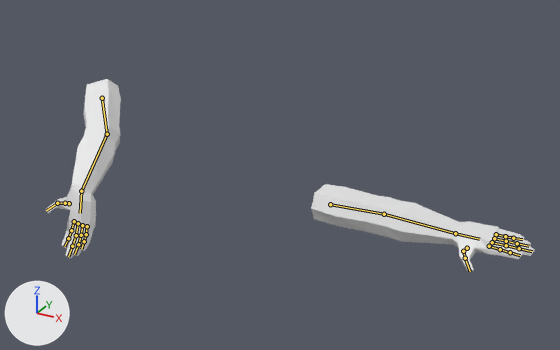
The Blender file Assets/Blender Lib/Animation/Weapons/Salt/FPSalt Fire.blend: old version first, new version second.
Rendered twice from a camera (50 mm lens) standing at (1.665, -2.533, 1.372) and looking at (0.376, -0.188, 0.2). Lighting does not change. The marker at lower left points along +X, +Y and +Z. Both versions are drawn at frame 3 of the action 'FPSalt Fire'; the numbers are the values there. The bones that bend it are drawn over the model as lines.

Objects in the first picture: 'FPArms Human Mesh'.
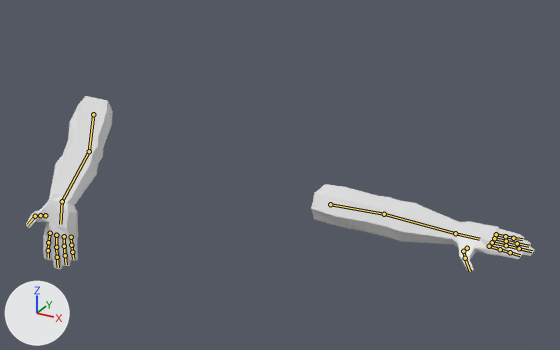
The change, as JSON lines over the scene's bpy script:
```json
{"block": "bone_upper_arm_r", "where": "bone_upper_arm_r = bpy.data.objects['FPArms Human Armature'].pose.bones['Upper Arm.R']  # child of 'Root'"}
{"op": "set", "path": "bone_upper_arm_r.location", "old": "(0.28, 0.095, 0.048)", "new": "(0.221, 0.088, 0.112)"}
{"block": "bone_pinky_finger_000_r", "where": "bone_pinky_finger_000_r = bpy.data.objects['FPArms Human Armature'].pose.bones['Pinky Finger.000.R']  # child of 'Palm.R'"}
{"op": "set", "path": "bone_pinky_finger_000_r.rotation_quaternion", "old": "(0.981, 0.0, 0.0, 0.064)", "new": "(0.999, 0.0, 0.0, -0.043)", "note": "degrees (0, 0, 7) -> degrees (0, 0, -5)"}
{"block": "bone_pinky_finger_001_r", "where": "bone_pinky_finger_001_r = bpy.data.objects['FPArms Human Armature'].pose.bones['Pinky Finger.001.R']  # child of 'Pinky Finger.000.R'"}
{"op": "set", "path": "bone_pinky_finger_001_r.rotation_quaternion", "old": "(0.981, 0.0, 0.0, 0.064)", "new": "(0.999, 0.0, 0.0, -0.043)", "note": "degrees (0, 0, 7) -> degrees (0, 0, -5)"}
{"block": "bone_ring_finger_000_r", "where": "bone_ring_finger_000_r = bpy.data.objects['FPArms Human Armature'].pose.bones['Ring Finger.000.R']  # child of 'Palm.R'"}
{"op": "set", "path": "bone_ring_finger_000_r.rotation_quaternion", "old": "(0.981, 0.0, 0.0, 0.064)", "new": "(0.999, 0.0, 0.0, -0.043)", "note": "degrees (0, 0, 7) -> degrees (0, 0, -5)"}
{"block": "bone_ring_finger_001_r", "where": "bone_ring_finger_001_r = bpy.data.objects['FPArms Human Armature'].pose.bones['Ring Finger.001.R']  # child of 'Ring Finger.000.R'"}
{"op": "set", "path": "bone_ring_finger_001_r.rotation_quaternion", "old": "(0.981, 0.0, 0.0, 0.064)", "new": "(0.999, 0.0, 0.0, -0.043)", "note": "degrees (0, 0, 7) -> degrees (0, 0, -5)"}
{"block": "bone_ring_finger_002_r", "where": "bone_ring_finger_002_r = bpy.data.objects['FPArms Human Armature'].pose.bones['Ring Finger.002.R']  # child of 'Ring Finger.001.R'"}
{"op": "set", "path": "bone_ring_finger_002_r.rotation_quaternion", "old": "(0.981, 0.0, 0.0, 0.064)", "new": "(0.999, 0.0, 0.0, -0.043)", "note": "degrees (0, 0, 7) -> degrees (0, 0, -5)"}
{"block": "bone_middle_finger_000_r", "where": "bone_middle_finger_000_r = bpy.data.objects['FPArms Human Armature'].pose.bones['Middle Finger.000.R']  # child of 'Palm.R'"}
{"op": "set", "path": "bone_middle_finger_000_r.rotation_quaternion", "old": "(0.981, 0.0, 0.0, 0.064)", "new": "(0.999, 0.0, 0.0, -0.043)", "note": "degrees (0, 0, 7) -> degrees (0, 0, -5)"}
{"block": "bone_middle_finger_001_r", "where": "bone_middle_finger_001_r = bpy.data.objects['FPArms Human Armature'].pose.bones['Middle Finger.001.R']  # child of 'Middle Finger.000.R'"}
{"op": "set", "path": "bone_middle_finger_001_r.rotation_quaternion", "old": "(0.981, 0.0, 0.0, 0.064)", "new": "(0.999, 0.0, 0.0, -0.043)", "note": "degrees (0, 0, 7) -> degrees (0, 0, -5)"}
{"block": "bone_middle_finger_002_r", "where": "bone_middle_finger_002_r = bpy.data.objects['FPArms Human Armature'].pose.bones['Middle Finger.002.R']  # child of 'Middle Finger.001.R'"}
{"op": "set", "path": "bone_middle_finger_002_r.rotation_quaternion", "old": "(0.981, 0.0, 0.0, 0.064)", "new": "(0.999, 0.0, 0.0, -0.043)", "note": "degrees (0, 0, 7) -> degrees (0, 0, -5)"}
{"block": "bone_pointer_finger_000_r", "where": "bone_pointer_finger_000_r = bpy.data.objects['FPArms Human Armature'].pose.bones['Pointer Finger.000.R']  # child of 'Palm.R'"}
{"op": "set", "path": "bone_pointer_finger_000_r.rotation_quaternion", "old": "(0.981, 0.0, 0.0, 0.064)", "new": "(0.999, 0.0, 0.0, -0.043)", "note": "degrees (0, 0, 7) -> degrees (0, 0, -5)"}
{"block": "bone_pointer_finger_001_r", "where": "bone_pointer_finger_001_r = bpy.data.objects['FPArms Human Armature'].pose.bones['Pointer Finger.001.R']  # child of 'Pointer Finger.000.R'"}
{"op": "set", "path": "bone_pointer_finger_001_r.rotation_quaternion", "old": "(0.981, 0.0, 0.0, 0.064)", "new": "(0.999, 0.0, 0.0, -0.043)", "note": "degrees (0, 0, 7) -> degrees (0, 0, -5)"}
{"block": "bone_pointer_finger_002_r", "where": "bone_pointer_finger_002_r = bpy.data.objects['FPArms Human Armature'].pose.bones['Pointer Finger.002.R']  # child of 'Pointer Finger.001.R'"}
{"op": "set", "path": "bone_pointer_finger_002_r.rotation_quaternion", "old": "(0.981, 0.0, 0.0, 0.064)", "new": "(0.999, 0.0, 0.0, -0.043)", "note": "degrees (0, 0, 7) -> degrees (0, 0, -5)"}
{"block": "bone_ik_arm_pole_r", "where": "bone_ik_arm_pole_r = bpy.data.objects['FPArms Human Armature'].pose.bones['IK Arm Pole.R']  # child of 'Root'"}
{"op": "set", "path": "bone_ik_arm_pole_r.location", "old": "(0.095, -0.493, -0.36)", "new": "(0.036, -0.558, -0.36)"}
{"block": "bone_ik_arm_target_r", "where": "bone_ik_arm_target_r = bpy.data.objects['FPArms Human Armature'].pose.bones['IK Arm Target.R']  # child of 'Root'"}
{"op": "set", "path": "bone_ik_arm_target_r.location", "old": "(0.02, -0.592, 0.414)", "new": "(0.02, -0.592, 0.526)"}
```

Location of each change, (x1, y1, x2, y2) in pixels of the pictures (560 x 350 px):
```json
{"object": "FPArms Human Mesh", "change": "posed", "before": [46, 79, 535, 271], "after": [26, 96, 535, 271], "on screen": "9% shorter"}
{"bone": "Upper Arm.R", "before": "(102, 98) to (107, 134)", "after": "(93, 114) to (89, 151)"}
{"bone": "Pinky Finger.000.R", "before": "(87, 226) to (86, 234)", "after": "(71, 237) to (71, 245)"}
{"bone": "Pinky Finger.001.R", "before": "(86, 234) to (84, 241)", "after": "(71, 245) to (72, 252)"}
{"bone": "Ring Finger.000.R", "before": "(82, 225) to (81, 235)", "after": "(64, 236) to (64, 246)"}
{"bone": "Ring Finger.001.R", "before": "(81, 235) to (78, 244)", "after": "(64, 246) to (65, 255)"}
{"bone": "Ring Finger.002.R", "before": "(78, 244) to (74, 254)", "after": "(65, 255) to (66, 264)"}
{"bone": "Middle Finger.000.R", "before": "(78, 223) to (76, 235)", "after": "(56, 235) to (56, 247)"}
{"bone": "Middle Finger.001.R", "before": "(76, 235) to (72, 246)", "after": "(56, 247) to (57, 257)"}
{"bone": "Middle Finger.002.R", "before": "(72, 246) to (68, 256)", "after": "(57, 257) to (58, 267)"}
{"bone": "Pointer Finger.000.R", "before": "(74, 221) to (71, 230)", "after": "(50, 233) to (48, 242)"}
{"bone": "Pointer Finger.001.R", "before": "(71, 230) to (68, 238)", "after": "(48, 242) to (48, 250)"}
{"bone": "Pointer Finger.002.R", "before": "(68, 238) to (64, 246)", "after": "(48, 250) to (48, 258)"}
```
